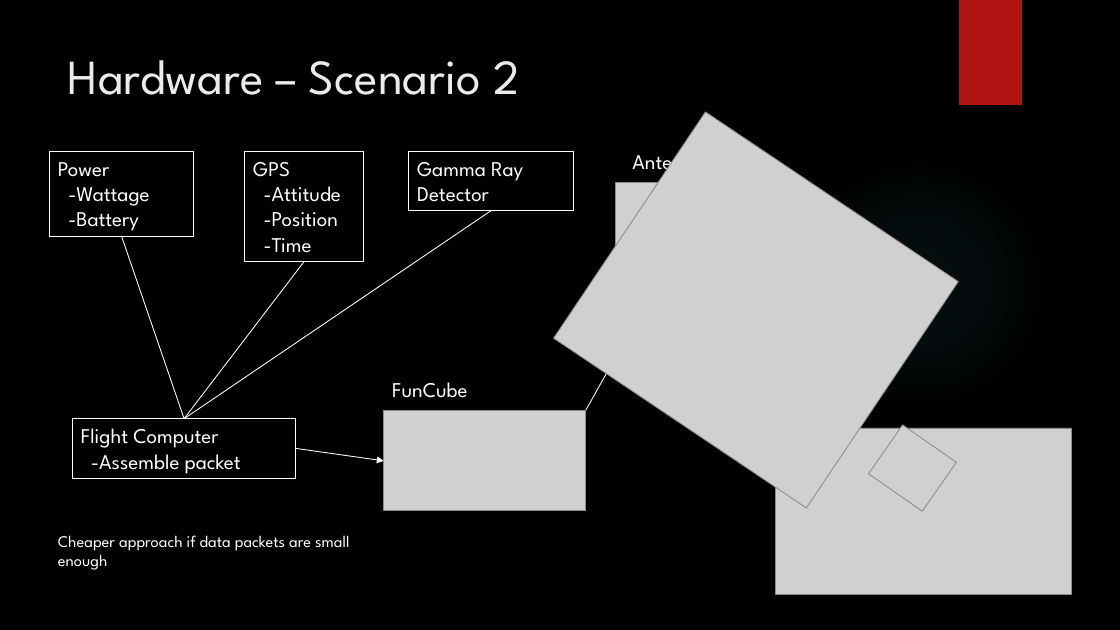
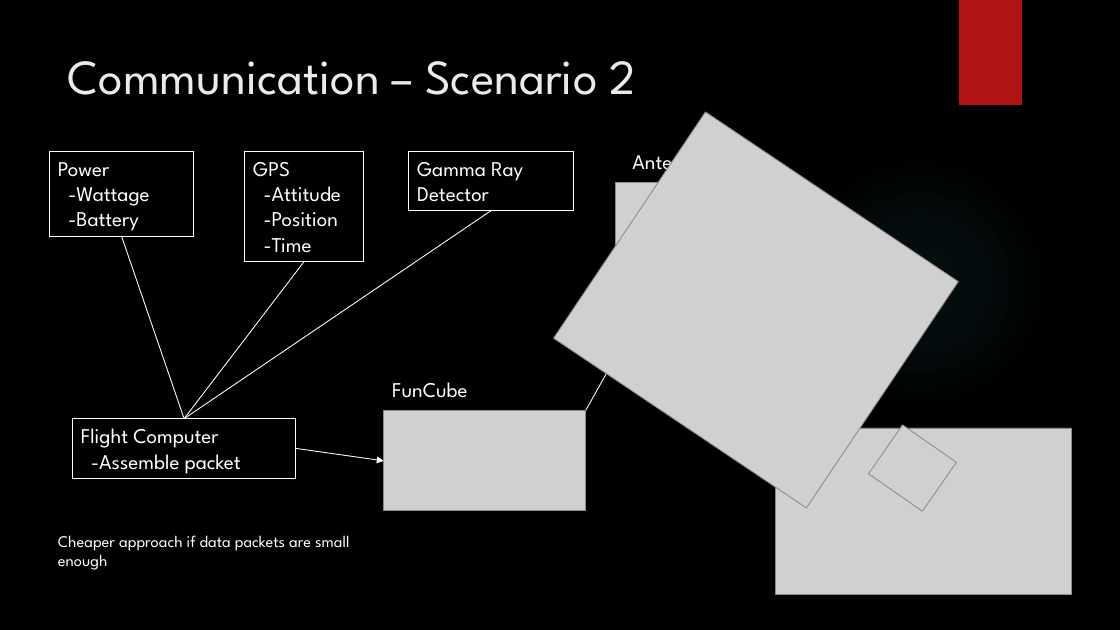
Before and after one commit to HASP-UMN/CubeSat, a slide deck: slide 22 of Presentations/PDR_Presentation.pptx (slide 21 before the commit). Drawn at 1120x630 pixels with LibreOffice and Linux fonts; fonts in the diff are those of the drawing; grey boxes stand for pictures; background and template pictures are left out. Boxes give left, top, right and bottom in pixels: in the first picture for what was removed or moved away, otherwise in the second. Text is boxed around its words. In the diff, an @@ line names an element or a change of style, - is before the commit and + after.

```diff
--- a/Presentations/PDR_Presentation.pptx
+++ b/Presentations/PDR_Presentation.pptx
@@ title at (x1=68, y1=61, x2=637, y2=95): text changed @@
-Hardware – Scenario 2
+Communication – Scenario 2
```
Also in this commit, not shown: 13 other slides changed, 3 slides added, 1 slide removed, 1 other file.
